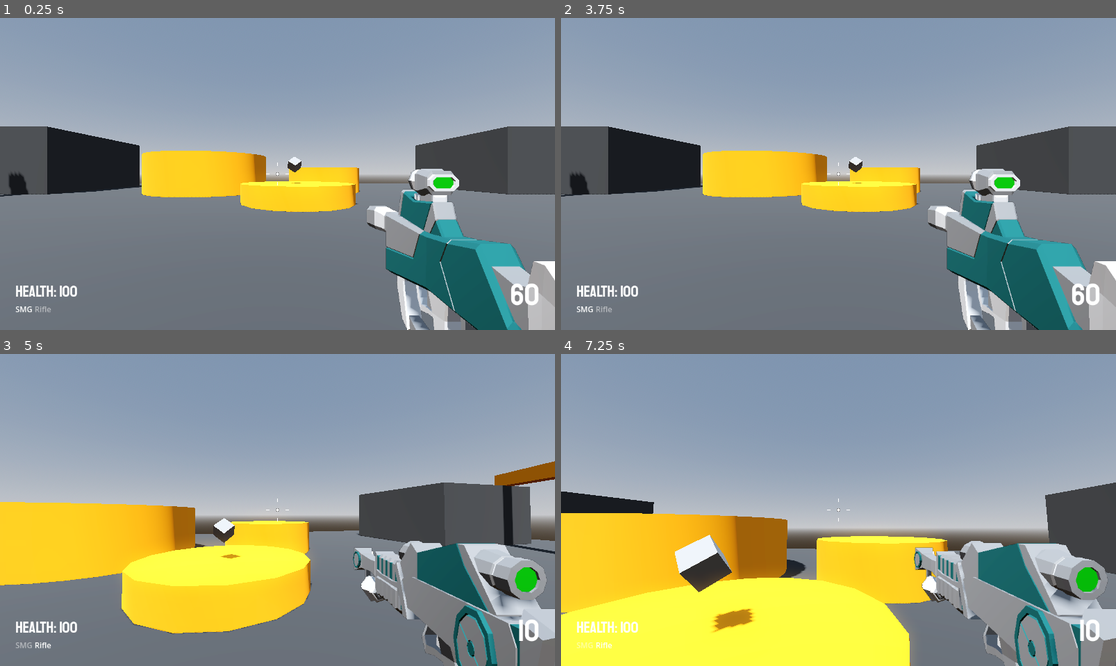
Above: before the commit, frames 1-4 (two rows, left to right).
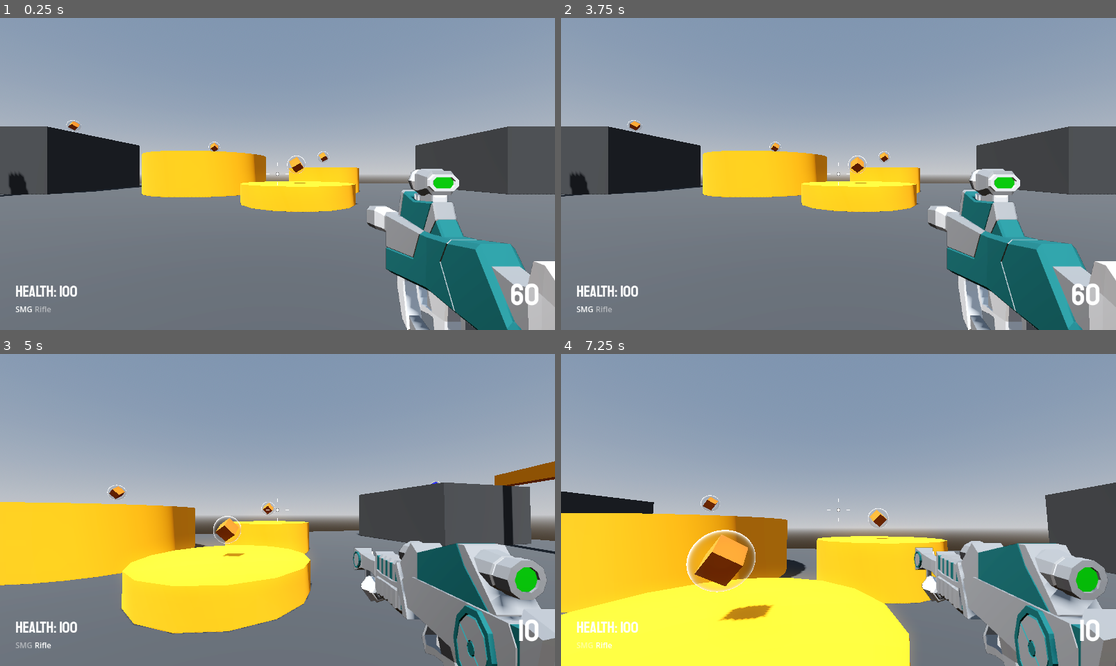
Above: after the commit, the same moments.

Repository: SugarF0x/robage-3d
Game: Godot game, scene res://Levels/sandbox.tscn
The game is run twice, just before and just after one commit, with the same random seed, the same clock (stepped at 60 frames per second) and the same inputs.
Inputs (mouse positions are in pixels of both pictures, inside the frame that each line leads up to):
- Up to frame 1 (0.25 s): no input
- Up to frame 2 (3.75 s): tap Enter at 0.5 s; move the mouse to (866, 174) at 0.52 s; press the mouse at (866, 174) at 0.53 s; hold W (move_forward) 0.53-3.5 s; tap Space (jump) at 0.77, 1.52, 3.02 s; move the mouse to (810, 174) at 1.27 s; release the mouse at (810, 174) at 1.28 s; tap Mouse wheel down (scroll_down) at 1.35 s; move the mouse to (849, 167) at 2.02 s; tap Mouse wheel up (scroll_up) at 2.1 s; move the mouse to (832, 180) at 2.77 s; click (832, 180) at 2.85 s; click "Restart" at 3.5 s
- Up to frame 3 (5 s): move the mouse to (316, 513) at 4.27 s; hold W (move_forward) from 4.28 s (still down); tap Mouse wheel down (scroll_down) at 4.35 s; tap Space (jump) at 4.52 s
- Up to frame 4 (7.25 s): move the mouse to (794, 506) at 5.02 s; tap Mouse wheel up (scroll_up) at 5.1 s; tap Space (jump) at 5.27, 6.77 s; move the mouse to (844, 510) at 5.77 s; press the mouse at (844, 510) at 5.78 s; move the mouse to (816, 503) at 6.52 s; release W (move_forward) at 6.53 s; release the mouse at (816, 503) at 6.53 s; hold D (move_right) from 6.53 s (still down); tap Mouse wheel down (scroll_down) at 6.6 s

The runs differ from the first frame. In frame 1, 0.2% of the frame differs, in the area x 11-60%, y 32-54%; in frame 2, 0.2%; in frame 3, 0.5%; in frame 4, 2.5%, in the area x 20-60%, y 45-90%.

Commit message:
add ammo pickup shaders & sprinkle nodes around sandbox

Diff:
--- a/Levels/sandbox.tscn
+++ b/Levels/sandbox.tscn
@@ -1,11 +1,12 @@
-[gd_scene load_steps=11 format=3 uid="uid://b2t8cplp6prl2"]
+[gd_scene load_steps=12 format=3 uid="uid://b2t8cplp6prl2"]
 
 [ext_resource type="Material" uid="uid://bfcw0tn2f76sy" path="res://Levels/Materials/GrayMaterial.tres" id="1_78o21"]
 [ext_resource type="PackedScene" uid="uid://1dm7xquufcns" path="res://Player/player.tscn" id="1_n1wis"]
 [ext_resource type="PackedScene" uid="uid://8x2kpqs6jj4c" path="res://Enemy/enemy.tscn" id="2_sttig"]
 [ext_resource type="Material" uid="uid://dcg5gp2j82fvr" path="res://Levels/Materials/OrangeMaterial.tres" id="3_0rd03"]
 [ext_resource type="Script" path="res://Levels/EnemyManager.gd" id="4_8fjes"]
-[ext_resource type="PackedScene" uid="uid://dxa0o4d02tfy0" path="res://PickUps/pick_up.tscn" id="6_m6ula"]
+[ext_resource type="PackedScene" uid="uid://caghst61dc8ga" path="res://PickUps/small_bullet_pickup.tscn" id="6_6e2o4"]
+[ext_resource type="PackedScene" uid="uid://cgj70x77b16uf" path="res://PickUps/large_bullet_pickup.tscn" id="7_l26g3"]
 
 [sub_resource type="ProceduralSkyMaterial" id="ProceduralSkyMaterial_2t2of"]
 sky_horizon_color = Color(0.64625, 0.65575, 0.67075, 1)
@@ -225,5 +226,40 @@
 
 [node name="Enemies" type="Node3D" parent="EnemyManager"]
 
-[node name="PickUp" parent="." instance=ExtResource("6_m6ula")]
-transform = Transform3D(1, 0, 0, 0, 1, 0, 0, 0, 1, -0.902316, 2, 10.7256)
+[node name="PickUps" type="Node3D" parent="."]
+
+[node name="SmallBulletPickup" parent="PickUps" instance=ExtResource("6_6e2o4")]
+transform = Transform3D(-0.918292, 0, 0.395904, 0, 1, 0, -0.395904, 0, -0.918292, -1.0207, 2, 10.9982)
+
+[node name="SmallBulletPickup2" parent="PickUps" instance=ExtResource("6_6e2o4")]
+transform = Transform3D(-0.918292, 0, 0.395904, 0, 1, 0, -0.395904, 0, -0.918292, -4.0283, 3, 17.9363)
+
+[node name="SmallBulletPickup3" parent="PickUps" instance=ExtResource("6_6e2o4")]
+transform = Transform3D(-0.918292, 0, 0.395904, 0, 1, 0, -0.395904, 0, -0.918292, 5.89822, 4, 18.9644)
+
+[node name="SmallBulletPickup4" parent="PickUps" instance=ExtResource("6_6e2o4")]
+transform = Transform3D(-0.918292, 0, 0.395904, 0, 1, 0, -0.395904, 0, -0.918292, 18.9854, 6, 18.9644)
+
+[node name="SmallBulletPickup5" parent="PickUps" instance=ExtResource("6_6e2o4")]
+transform = Transform3D(-0.918292, 0, 0.395904, 0, 1, 0, -0.395904, 0, -0.918292, 19.9655, 5, 9.97084)
+
+[node name="SmallBulletPickup6" parent="PickUps" instance=ExtResource("6_6e2o4")]
+transform = Transform3D(-0.918292, 0, 0.395904, 0, 1, 0, -0.395904, 0, -0.918292, 24.8872, 6, -1.0856)
+
+[node name="SmallBulletPickup7" parent="PickUps" instance=ExtResource("6_6e2o4")]
+transform = Transform3D(-0.918292, 0, 0.395904, 0, 1, 0, -0.395904, 0, -0.918292, 20.7026, 6, -17.8423)
+
+[node name="LargeBulletPickup" parent="PickUps" instance=ExtResource("7_l26g3")]
+transform = Transform3D(-0.918292, 0, 0.395904, 0, 1, 0, -0.395904, 0, -0.918292, -21.6888, 6, 0)
+
+[node name="LargeBulletPickup2" parent="PickUps" instance=ExtResource("7_l26g3")]
+transform = Transform3D(-0.918292, 0, 0.395904, 0, 1, 0, -0.395904, 0, -0.918292, -24.7917, 6, 21.557)
+
+[node name="LargeBulletPickup3" parent="PickUps" instance=ExtResource("7_l26g3")]
+transform = Transform3D(-0.918292, 0, 0.395904, 0, 1, 0, -0.395904, 0, -0.918292, -19.5792, 6, -22.2368)
+
+[node name="LargeBulletPickup4" parent="PickUps" instance=ExtResource("7_l26g3")]
+transform = Transform3D(-0.918292, 0, 0.395904, 0, 1, 0, -0.395904, 0, -0.918292, 24.2688, 6, -20.2855)
+
+[node name="LargeBulletPickup5" parent="PickUps" instance=ExtResource("7_l26g3")]
+transform = Transform3D(-0.918292, 0, 0.395904, 0, 1, 0, -0.395904, 0, -0.918292, 24.7284, 6, 22.4247)
--- /dev/null
+++ b/PickUps/FresnelAura.tres
@@ -0,0 +1,30 @@
+[gd_resource type="VisualShader" load_steps=2 format=3 uid="uid://cmey7ajj7eu2m"]
+
+[sub_resource type="VisualShaderNodeFresnel" id="VisualShaderNodeFresnel_hyhnq"]
+default_input_values = [2, false, 3, 2.0]
+
+[resource]
+code = "shader_type spatial;
+render_mode blend_mix, depth_draw_opaque, cull_back, diffuse_lambert, specular_schlick_ggx;
+
+
+
+
+void fragment() {
+// Fresnel:2
+	float n_in2p3 = 2.00000;
+	float n_out2p0 = pow(1.0 - clamp(dot(NORMAL, VIEW), 0.0, 1.0), n_in2p3);
+
+
+// Output:0
+	ALBEDO = vec3(n_out2p0);
+	ALPHA = n_out2p0;
+	EMISSION = vec3(n_out2p0);
+
+
+}
+"
+graph_offset = Vector2(-499.333, -56.6667)
+nodes/fragment/2/node = SubResource("VisualShaderNodeFresnel_hyhnq")
+nodes/fragment/2/position = Vector2(-140, 140)
+nodes/fragment/connections = PackedInt32Array(2, 0, 0, 1, 2, 0, 0, 5, 2, 0, 0, 0)
--- /dev/null
+++ b/PickUps/large_bullet_pickup.tscn
@@ -0,0 +1,14 @@
+[gd_scene load_steps=3 format=3 uid="uid://cgj70x77b16uf"]
+
+[ext_resource type="PackedScene" uid="uid://dxa0o4d02tfy0" path="res://PickUps/pick_up.tscn" id="1_eeern"]
+
+[sub_resource type="StandardMaterial3D" id="StandardMaterial3D_lw8t2"]
+albedo_color = Color(0, 0, 0.666667, 1)
+
+[node name="LargeBulletPickup" instance=ExtResource("1_eeern")]
+ammo_type = 1
+amount = 10
+
+[node name="AmmoMesh" parent="." index="1"]
+transform = Transform3D(0.707107, -0.707107, 0, 0.5, 0.5, -0.707107, 0.5, 0.5, 0.707107, 0, 0, 0)
+material_override = SubResource("StandardMaterial3D_lw8t2")
--- a/PickUps/pick_up.tscn
+++ b/PickUps/pick_up.tscn
@@ -1,6 +1,44 @@
-[gd_scene load_steps=4 format=3 uid="uid://dxa0o4d02tfy0"]
+[gd_scene load_steps=10 format=3 uid="uid://dxa0o4d02tfy0"]
 
 [ext_resource type="Script" path="res://PickUps/pick_up.gd" id="1_6uw0w"]
+[ext_resource type="Shader" uid="uid://cmey7ajj7eu2m" path="res://PickUps/FresnelAura.tres" id="2_eren0"]
+
+[sub_resource type="Animation" id="Animation_cvgbj"]
+length = 0.001
+tracks/0/type = "value"
+tracks/0/imported = false
+tracks/0/enabled = true
+tracks/0/path = NodePath("AmmoMesh:rotation")
+tracks/0/interp = 1
+tracks/0/loop_wrap = true
+tracks/0/keys = {
+"times": PackedFloat32Array(0),
+"transitions": PackedFloat32Array(1),
+"update": 0,
+"values": [Vector3(0.785398, 0, 0.785398)]
+}
+
+[sub_resource type="Animation" id="Animation_73v51"]
+resource_name = "idle"
+loop_mode = 1
+tracks/0/type = "value"
+tracks/0/imported = false
+tracks/0/enabled = true
+tracks/0/path = NodePath("AmmoMesh:rotation")
+tracks/0/interp = 1
+tracks/0/loop_wrap = true
+tracks/0/keys = {
+"times": PackedFloat32Array(0, 1),
+"transitions": PackedFloat32Array(-2, -2),
+"update": 0,
+"values": [Vector3(0.785398, 0, 0.785398), Vector3(0.785398, 6.28319, 0.785398)]
+}
+
+[sub_resource type="AnimationLibrary" id="AnimationLibrary_whoke"]
+_data = {
+"RESET": SubResource("Animation_cvgbj"),
+"idle": SubResource("Animation_73v51")
+}
 
 [sub_resource type="BoxMesh" id="BoxMesh_nnedg"]
 size = Vector3(0.5, 0.5, 0.5)
@@ -8,8 +46,21 @@
 [sub_resource type="SphereShape3D" id="SphereShape3D_b17wy"]
 radius = 1.0
 
+[sub_resource type="ShaderMaterial" id="ShaderMaterial_3ugox"]
+render_priority = 0
+shader = ExtResource("2_eren0")
+
+[sub_resource type="SphereMesh" id="SphereMesh_7pg6a"]
+
 [node name="PickUp" type="Area3D"]
+transform = Transform3D(-0.918292, 0, 0.395904, 0, 1, 0, -0.395904, 0, -0.918292, 0, 0, 0)
 script = ExtResource("1_6uw0w")
+
+[node name="AnimationPlayer" type="AnimationPlayer" parent="."]
+libraries = {
+"": SubResource("AnimationLibrary_whoke")
+}
+autoplay = "idle"
 
 [node name="AmmoMesh" type="MeshInstance3D" parent="."]
 transform = Transform3D(0.707107, -0.707107, 0, 0.5, 0.5, -0.707107, 0.5, 0.5, 0.707107, 0, 0, 0)
@@ -18,4 +69,8 @@
 [node name="CollisionShape3D" type="CollisionShape3D" parent="."]
 shape = SubResource("SphereShape3D_b17wy")
 
+[node name="FresnelAura" type="MeshInstance3D" parent="."]
+material_override = SubResource("ShaderMaterial_3ugox")
+mesh = SubResource("SphereMesh_7pg6a")
+
 [connection signal="body_entered" from="." to="." method="_on_body_entered"]
--- /dev/null
+++ b/PickUps/small_bullet_pickup.tscn
@@ -0,0 +1,13 @@
+[gd_scene load_steps=3 format=3 uid="uid://caghst61dc8ga"]
+
+[ext_resource type="PackedScene" uid="uid://dxa0o4d02tfy0" path="res://PickUps/pick_up.tscn" id="1_yt0dm"]
+
+[sub_resource type="StandardMaterial3D" id="StandardMaterial3D_lox35"]
+albedo_color = Color(0.870588, 0.396078, 0.0627451, 1)
+
+[node name="SmallBulletPickup" instance=ExtResource("1_yt0dm")]
+amount = 30
+
+[node name="AmmoMesh" parent="." index="1"]
+transform = Transform3D(0.707107, -0.707107, 0, 0.5, 0.5, -0.707107, 0.5, 0.5, 0.707107, 0, 0, 0)
+material_override = SubResource("StandardMaterial3D_lox35")
